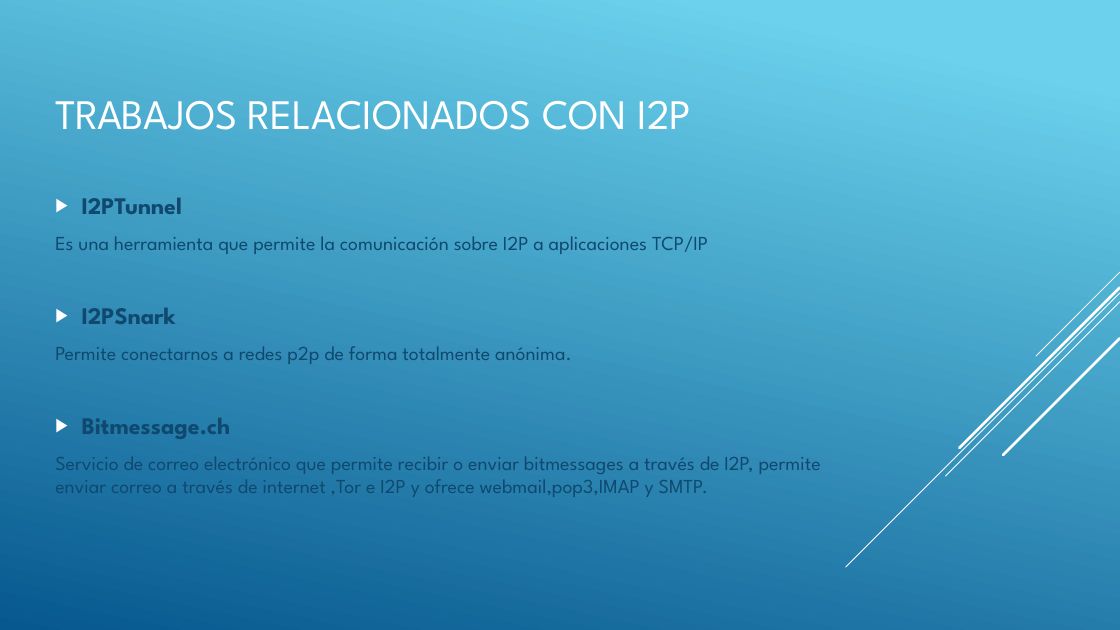
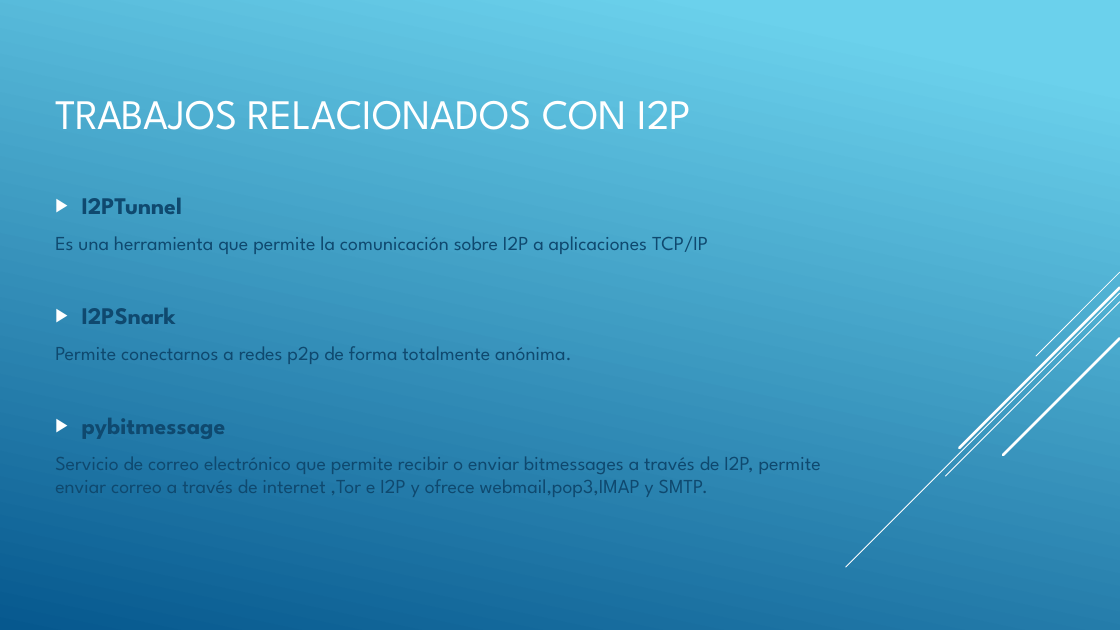
Before and after one commit to ProgrammingKiddo/I2PResearch, a slide deck: slide 3 of I2P.pptx. Drawn at 1120x630 pixels with LibreOffice and Linux fonts; fonts in the diff are those of the drawing. Boxes give left, top, right and bottom in pixels: in the first picture for what was removed or moved away, otherwise in the second. Text is boxed around its words. In the diff, an @@ line names an element or a change of style, - is before the commit and + after.

```diff
--- a/I2P.pptx
+++ b/I2P.pptx
@@ text at (82, 418, 226, 439): text changed @@
-▶ Bitmessage.ch
+▶ pybitmessage
```
Also in this commit, not shown: 2 other files.
